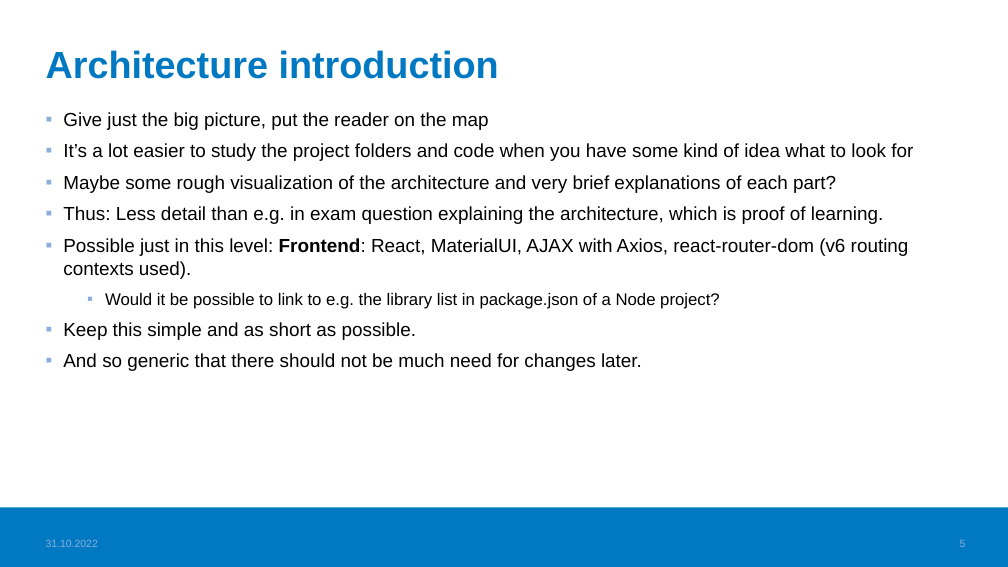
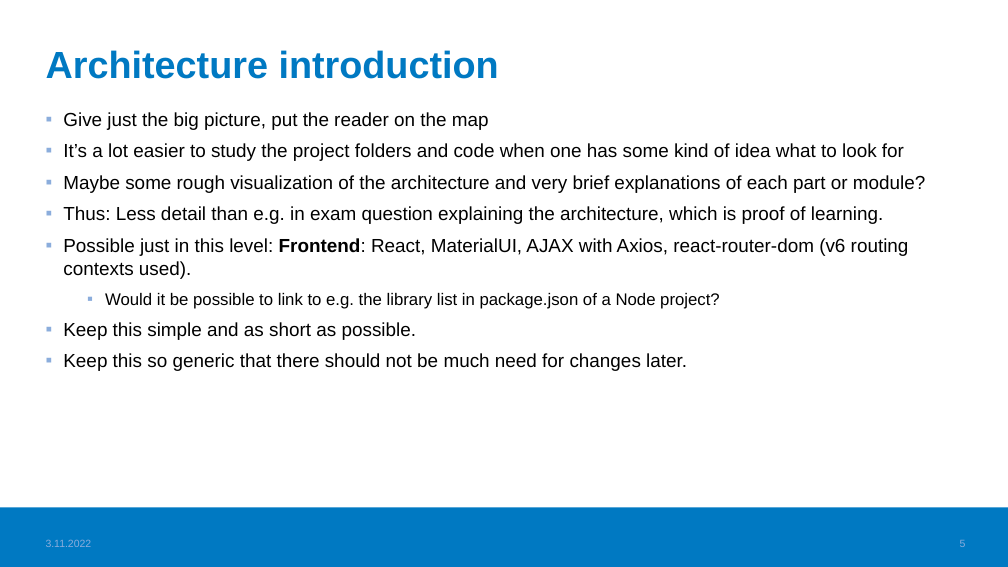
Before and after one commit to haagahelia/ohke-teknologiat, a slide deck: slide 5 of 06_ohjelmistoarkkitehtuurit_ja_patternit/documentation_principles_for_sw_projects.pptx. Drawn at 1008x567 pixels with LibreOffice and Linux fonts; fonts in the diff are those of the drawing; background and template pictures are left out. Boxes give left, top, right and bottom in pixels: in the first picture for what was removed or moved away, otherwise in the second. Text is boxed around its words. In the diff, an @@ line names an element or a change of style, - is before the commit and + after.

```diff
--- a/06_ohjelmistoarkkitehtuurit_ja_patternit/documentation_principles_for_sw_projects.pptx
+++ b/06_ohjelmistoarkkitehtuurit_ja_patternit/documentation_principles_for_sw_projects.pptx
@@ text at bbox=[63, 143, 925, 193]: text changed @@
-▪ It’s a lot easier to study the project folders and code when you have some kind of idea what to look for
-▪ Maybe some rough visualization of the architecture and very brief explanations of each part?
+▪ It’s a lot easier to study the project folders and code when one has some kind of idea what to look for
+▪ Maybe some rough visualization of the architecture and very brief explanations of each part or module?
@@ text at bbox=[63, 353, 687, 371]: text changed @@
-▪ And so generic that there should not be much need for changes later.
+▪ Keep this so generic that there should not be much need for changes later.
@@ text at bbox=[46, 539, 92, 547]: text changed @@
-31.10.2022
+3.11.2022
```
Also in this commit, not shown: 7 other slides changed, 1 other file.
